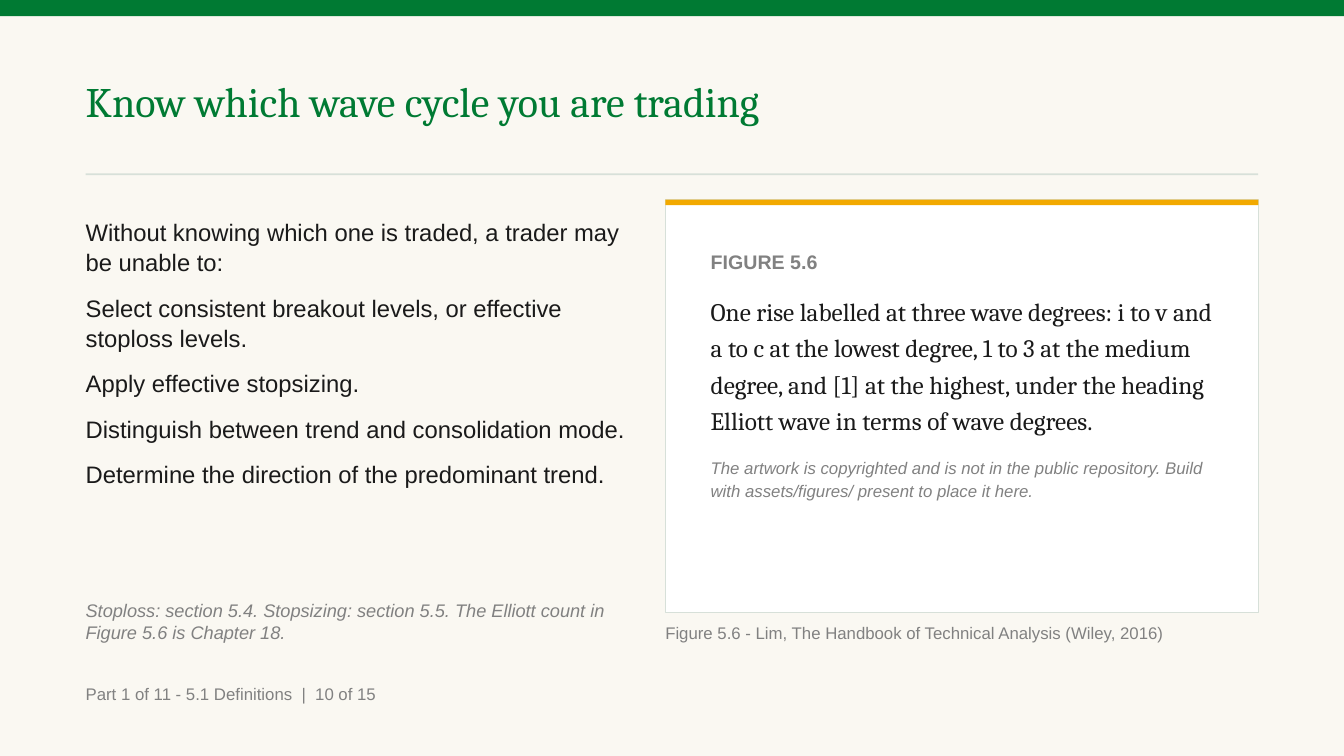
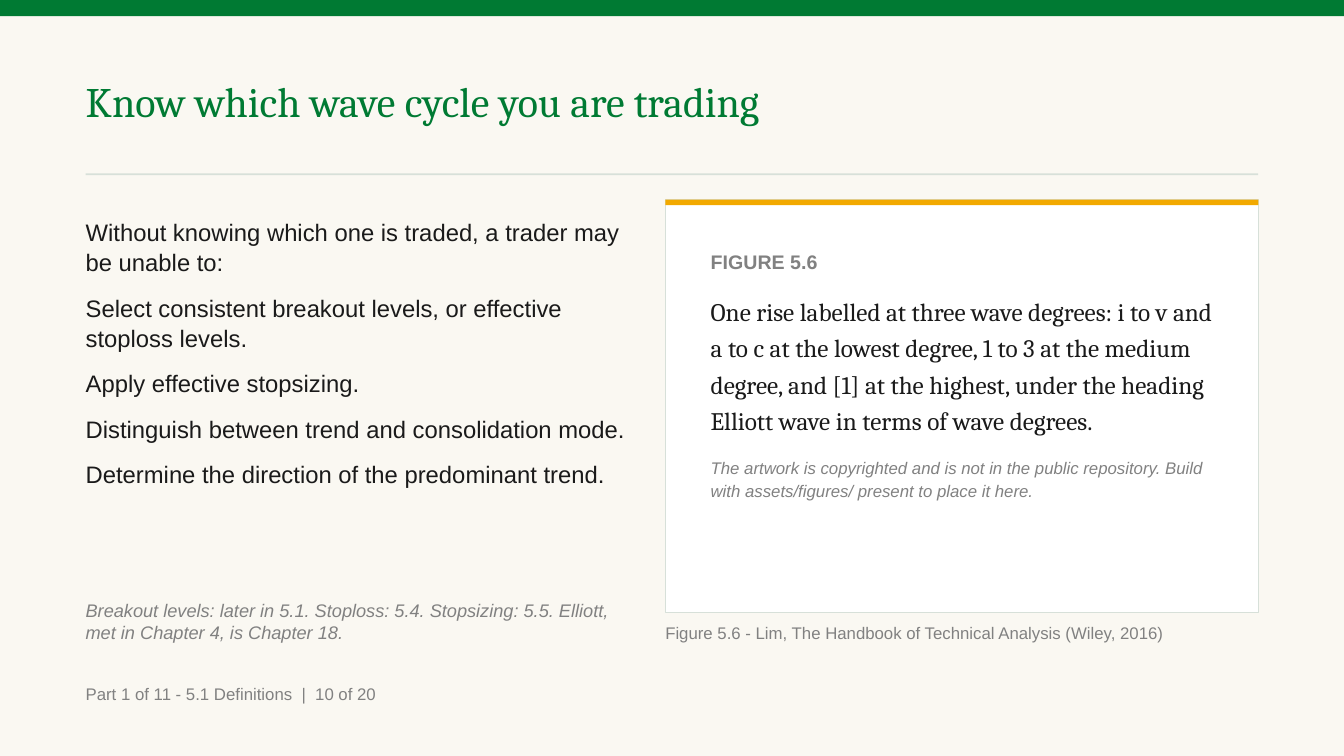
Before and after one commit to benjiesotelo-sudo/Telos_FIN1209, a slide deck: slide 15 of chapter-05/FIN1209-Chapter-05.pptx. Drawn at 1344x756 pixels with LibreOffice and Linux fonts; fonts in the diff are those of the drawing. Boxes give left, top, right and bottom in pixels: in the first picture for what was removed or moved away, otherwise in the second. Text is boxed around its words. In the diff, an @@ line names an element or a change of style, - is before the commit and + after.

Commit message:
Recall breakout by chapter before Chapter 5 widens it
The instructor read the breakout slide in 5.1 as contradicting Chapters 2
and 4, which had used the word only of price leaving a range. No chapter and
not the book ever defines it. Four slides now stand where one did: the
recall, by chapter, on Chapter 4's own PHP 40 to PHP 44 range; what Chapter
5 adds, a breakout through any level; the book's Figure 5.8; and the three
levels on price bars, with the stretch under the top read as a consolidation
at a higher degree. The slide says that join is ours.

Every term Chapters 1 to 4 mark, and every word they taught by use, was then
checked against this deck. Each recall names its chapter on the slide and no
longer only in the cue, because the deck is studied from a PDF with no cues.
Convergence, penetration, the consolidation phase and the filters say how
this chapter's use differs. chapter-05/README.md has the table and
TEMPLATE.md the rule.

Figures 5.7 and 5.9 get a companion chart on price bars, and the bar
stochastic gets a measured bar so Figure 5.18 can sit beside the
characteristic it draws. Six charts, AD to AI, on existing chartkit forms,
so no earlier chapter is rebuilt. The deck is 147 slides and 260 minutes at
the calibrated rate, and no pair slide is set below 17 point.

```diff
--- a/chapter-05/FIN1209-Chapter-05.pptx
+++ b/chapter-05/FIN1209-Chapter-05.pptx
@@ text at [86, 604, 608, 643]: text changed @@
-Stoploss: section 5.4. Stopsizing: section 5.5. The Elliott count in Figure 5.6 is Chapter 18.
+Breakout levels: later in 5.1. Stoploss: 5.4. Stopsizing: 5.5. Elliott, met in Chapter 4, is Chapter 18.
@@ text at [86, 688, 376, 700]: text changed @@
-Part 1 of 11 - 5.1 Definitions | 10 of 15
+Part 1 of 11 - 5.1 Definitions | 10 of 20
```
Also in this commit, not shown: 54 other slides changed, 6 slides added, 6 other files.
